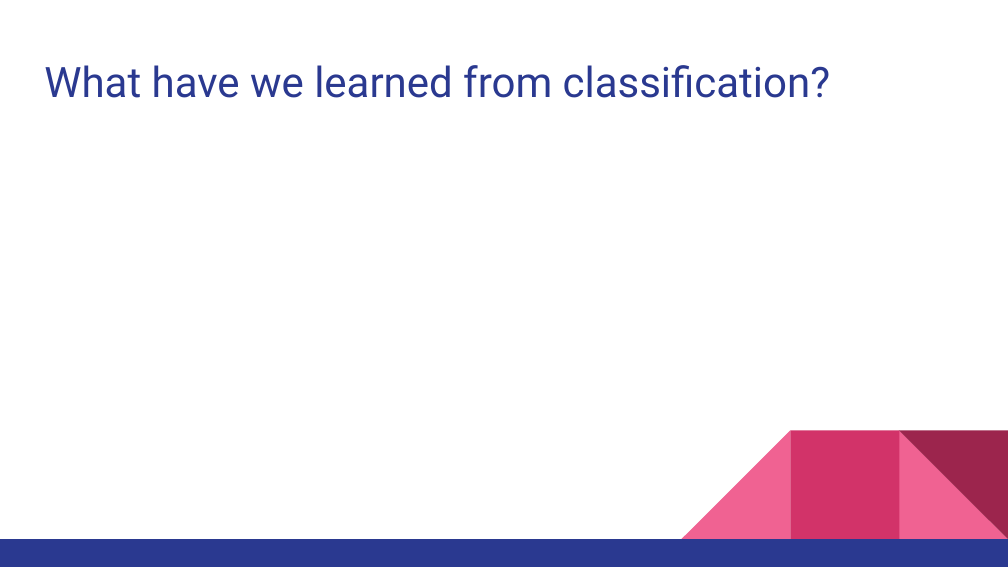
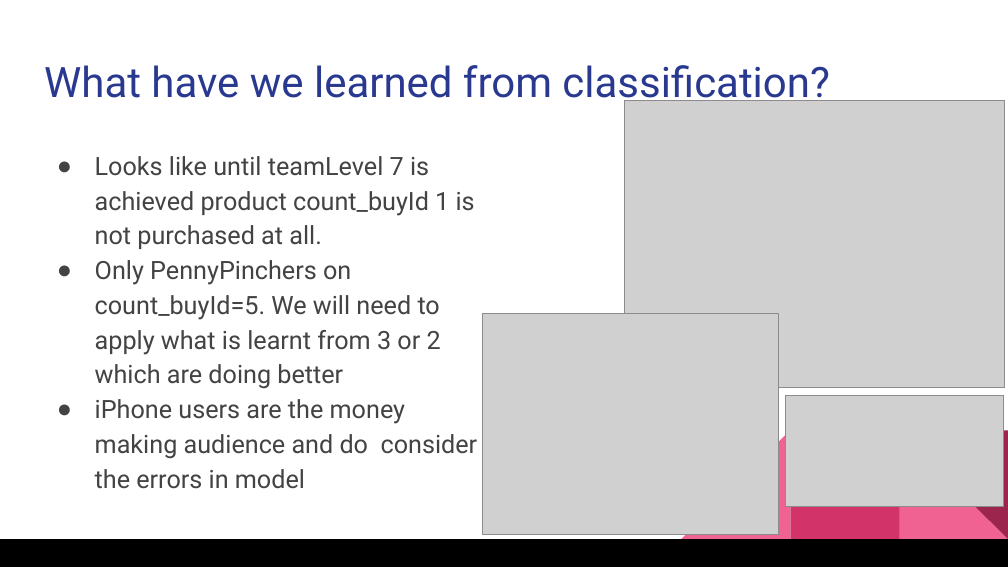
Before and after one commit to karmarv/coursera, a slide deck: slide 4 of big-data-capstone/submissions/Coursera-BigData-Capstone-Student-Submission-Final-Presentation.pptx. Drawn at 1008x567 pixels with LibreOffice and Linux fonts; fonts in the diff are those of the drawing; grey boxes stand for pictures. Boxes give left, top, right and bottom in pixels: in the first picture for what was removed or moved away, otherwise in the second. Text is boxed around its words. In the diff, an @@ line names an element or a change of style, - is before the commit and + after.

```diff
--- a/big-data-capstone/submissions/Coursera-BigData-Capstone-Student-Submission-Final-Presentation.pptx
+++ b/big-data-capstone/submissions/Coursera-BigData-Capstone-Student-Submission-Final-Presentation.pptx
@@ text "What have we learned from ..." rewrapped from (44, 65, 830, 98) to (44, 65, 829, 107) @@
@@ picture added at (625, 101, 1005, 387) @@
@@ text added at (95, 156, 478, 489), 18 pt, text #434343 @@
+● Looks like until teamLevel 7 is achieved product count_buyId 1 is not purchased at all.
+● Only PennyPinchers on count_buyId=5. We will need to apply what is learnt from 3 or 2 which are doing better
+● iPhone users are the money making audience and do consider the errors in model
@@ picture added at (483, 313, 778, 534) @@
@@ picture added at (785, 395, 1003, 506) @@
@@ rectangle at (0, 539, 1008, 566): fill #2A3990 to #000000 @@
```
Also in this commit, not shown: 4 other slides changed, 2 slides added, 2 slides removed, 13 other files.
